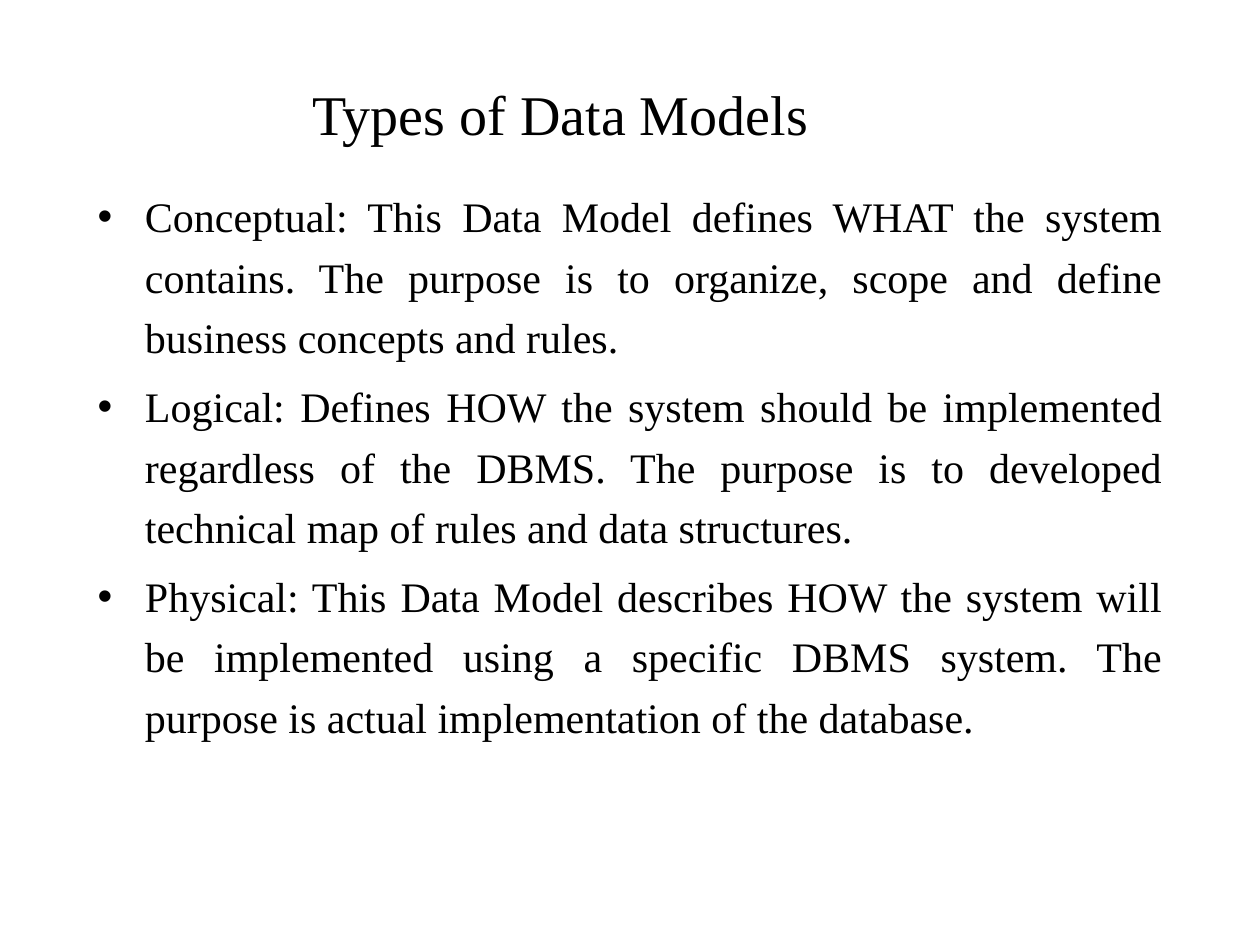
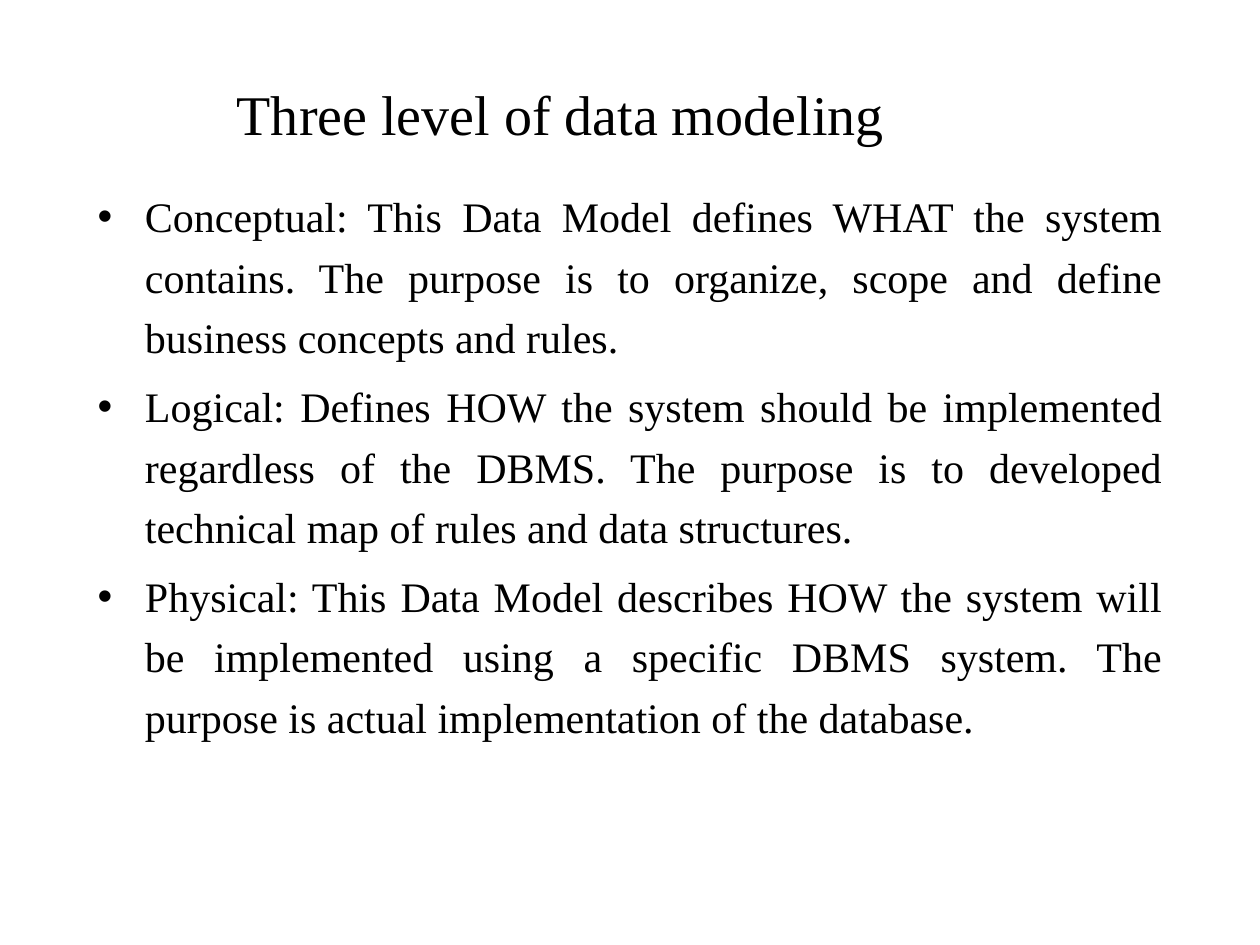
Before and after one commit to pankajfri/Training-Materials, a slide deck: slide 14 of Database Technologies/Session1.pptx. Drawn at 1260x945 pixels with LibreOffice and Linux fonts; fonts in the diff are those of the drawing; background and template pictures are left out. Boxes give left, top, right and bottom in pixels: in the first picture for what was removed or moved away, otherwise in the second. Text is boxed around its words. In the diff, an @@ line names an element or a change of style, - is before the commit and + after.

```diff
--- a/Database Technologies/Session1.pptx
+++ b/Database Technologies/Session1.pptx
@@ title at (237, 95, 884, 145): text changed @@
-Types of Data Models
+Three level of data modeling
```
Also in this commit, not shown: 1 other slide changed, 7 slides added, 5 other files.
